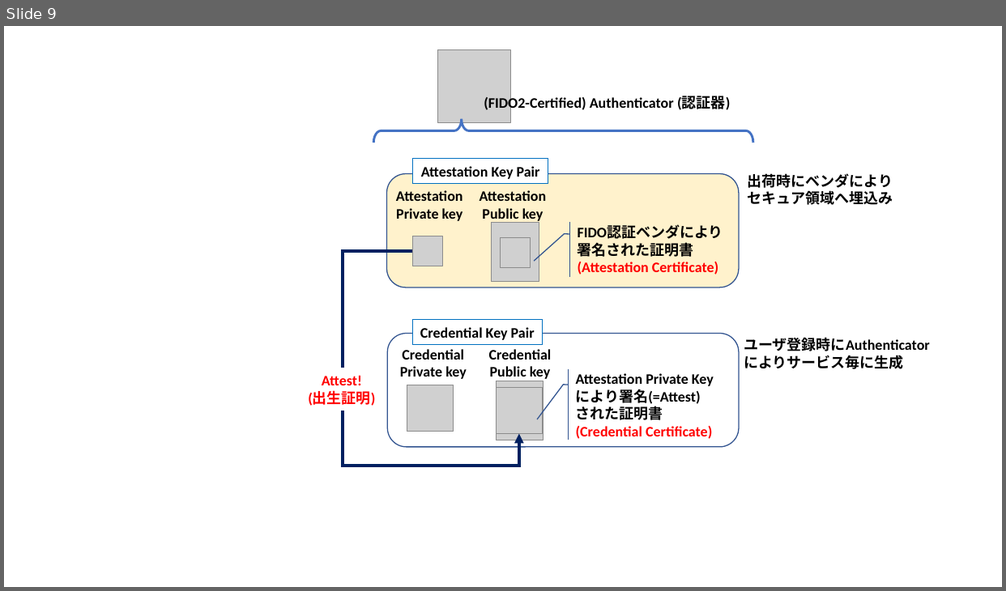
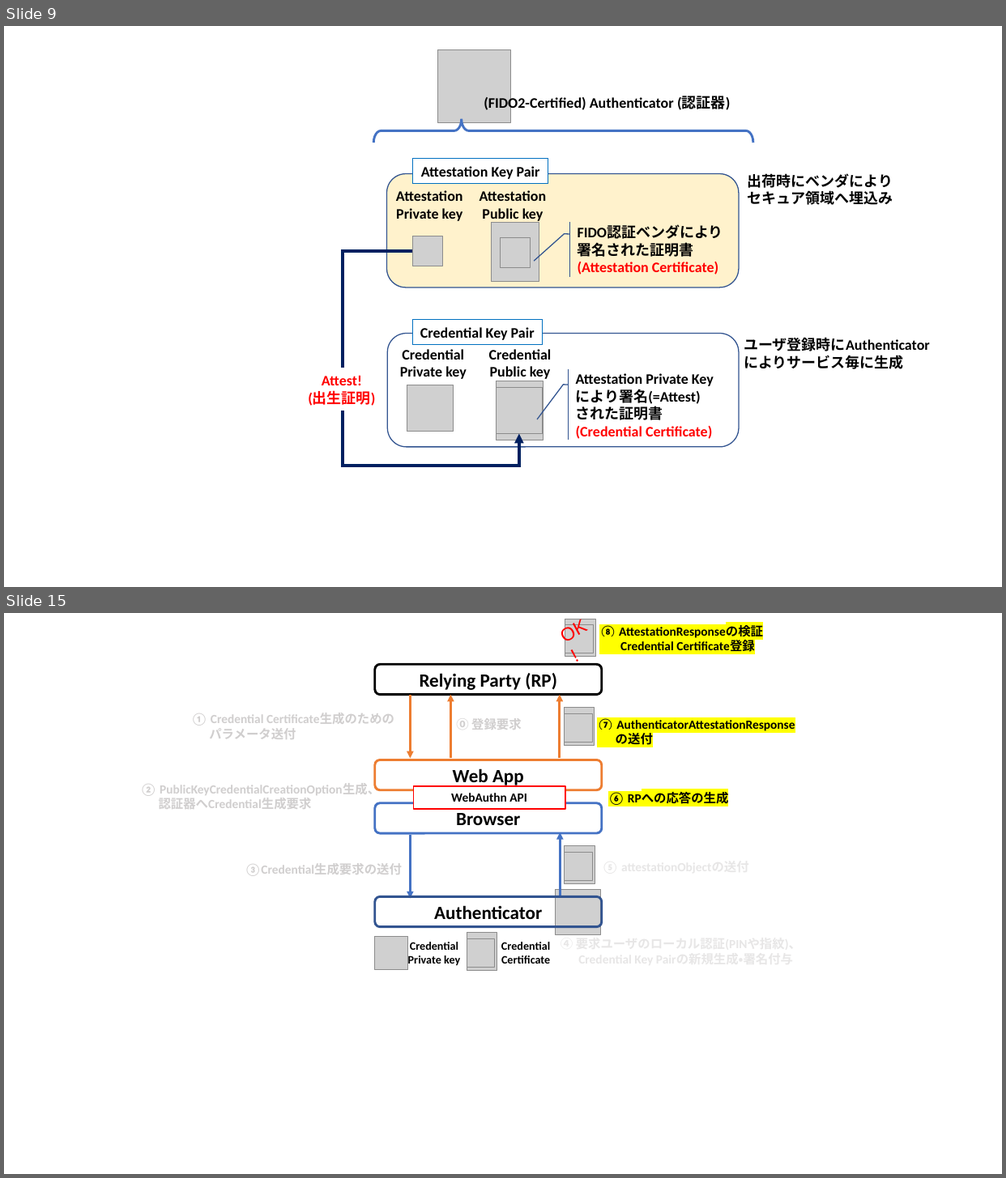
Before and after one commit to junkurihara/class-fido2_webauthn, a slide deck: slides/Figs/figures.pptx. Shown one above the other, each under a label of ours: slide 9 before the commit, slides 9 and 15 after it; the slides between them are not shown. The pictures are 1006x591 and 1006x1178 pixels, drawn with LibreOffice and Linux fonts; fonts in the diff are those of the drawing; grey boxes stand for pictures. Boxes give left, top, right and bottom in pixels: in the first picture for what was removed or moved away, otherwise in the second. Text is boxed around its words. In the diff, an @@ line names an element or a change of style, - is before the commit and + after.

```diff
--- a/slides/Figs/figures.pptx
+++ b/slides/Figs/figures.pptx
@@ slide 15 added at (4, 613, 1002, 1174), background #FFFFFF @@
@@ text added at (565, 622, 588, 646), 18 pt, text #FF0000 @@
+OK !
@@ picture added at (565, 619, 595, 657) @@
@@ picture added at (565, 625, 593, 653) @@
@@ text added at (599, 625, 763, 652), 12 pt, text #000000, bold @@
+⑧ AttestationResponseの検証
+Credential Certificate登録
@@ rounded rectangle added at (374, 665, 602, 695), fill #FFFFFF, outline #000000 2.25 pt, 18 pt, text #000000, bold @@
+Relying Party (RP)
@@ arrow added from (411, 695) to (411, 758), #ED7D31 2.25 pt @@
@@ arrow added from (451, 758) to (451, 695), #ED7D31 2.25 pt @@
@@ arrow added from (560, 758) to (560, 695), #ED7D31 2.25 pt @@
@@ picture added at (564, 708, 594, 746) @@
@@ text added at (191, 713, 394, 739), 12 pt, text #D0CECE, bold @@
+① Credential Certificate生成のための
+パラメータ送付
@@ text added at (456, 714, 522, 732), 12 pt, text #D0CECE, bold @@
+⓪ 登録要求
@@ picture added at (564, 714, 592, 742) @@
@@ text added at (597, 718, 795, 745), 12 pt, text #000000, bold @@
+⑦ AuthenticatorAttestationResponse
+の送付
@@ rounded rectangle added at (374, 760, 602, 790), fill #FFFFFF, outline #ED7D31 2.25 pt, 18 pt, text #000000, bold @@
+Web App
@@ text added at (140, 783, 380, 809), 12 pt, text #D0CECE, bold @@
+② PublicKeyCredentialCreationOption生成、
+認証器へCredential生成要求
@@ rounded rectangle added at (374, 803, 602, 833), fill #FFFFFF, outline #4472C4 2.25 pt, 18 pt, text #000000, bold @@
+Browser
@@ rectangle added at (414, 786, 565, 808), fill #FFFFFF, outline #FF0000 1.5 pt, 12 pt, text #000000, bold @@
+WebAuthn API
@@ text added at (608, 792, 729, 807), 12 pt, text #000000, bold @@
+⑥ RPへの応答の生成
@@ arrow added from (411, 835) to (411, 898), #4472C4 2.25 pt @@
@@ arrow added from (560, 896) to (560, 833), #4472C4 2.25 pt @@
@@ picture added at (565, 846, 594, 884) @@
@@ picture added at (565, 853, 592, 880) @@
@@ text added at (245, 863, 402, 876), 12 pt, text #D0CECE, bold @@
+③Credential生成要求の送付
@@ rounded rectangle added at (374, 897, 602, 926), outline #325491 2.25 pt, 18 pt, text #000000, bold @@
+Authenticator
@@ picture added at (556, 890, 601, 935) @@
@@ picture added at (374, 937, 408, 971) @@
@@ text added at (408, 942, 460, 966), 11 pt, text #000000, bold @@
+Credential
+Private key
@@ picture added at (467, 933, 496, 970) @@
@@ picture added at (467, 939, 494, 967) @@
@@ text added at (501, 942, 550, 964), 11 pt, text #000000, bold @@
+Credential
+Certificate
@@ text added at (560, 935, 801, 952), 12 pt, text #E7E6E6, bold @@
+④ 要求ユーザのローカル認証(PINや指紋)、
+Credential Key Pairの新規生成・署名付与
```
Also in this commit, not shown: 7 slides changed, 1 other slide added, 7 other files.
